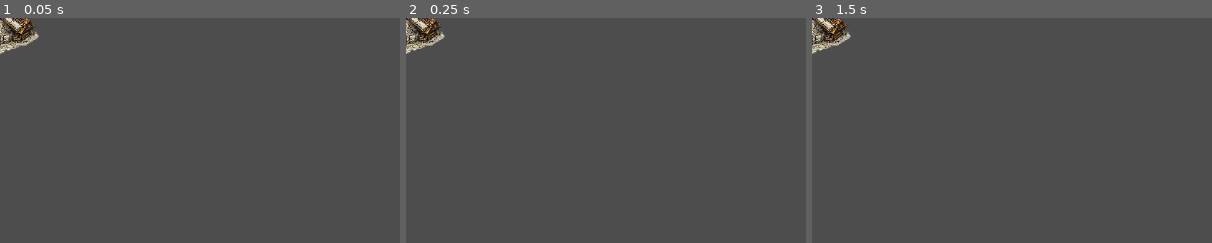
Above: before the commit, frames 1-3 (left to right).
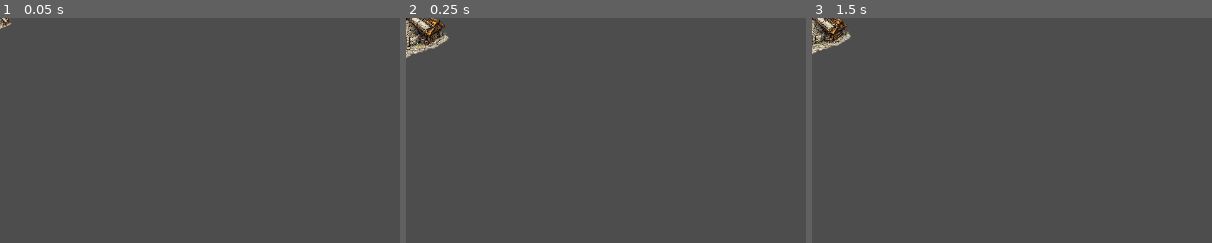
Above: after the commit, the same moments.

Repository: a1ex-w/SurvivorIO
Game: Godot game, scene res://scenes/object/windmill.tscn
Two runs of this game, one before a commit and one after it. Both use one fixed random seed, a clock stepped at 60 frames per second and the inputs below. This scene is started directly instead of the project's main scene.
Inputs (mouse positions are % of the whole screen's width and height, from its top left):
- Up to frame 1 (0.05 s): no input
- Up to frame 2 (0.25 s): no input
- Up to frame 3 (1.5 s): tap Enter (chat) at 0.5 s; move the mouse to (72, 45) at 0.52 s; hold D (walkRight) 0.53-1.28 s; hold Enter (chat) 0.53-1.28 s; click (72, 45) at 0.67 s; tap Space at 1.25 s; move the mouse to (30, 55) at 1.27 s; hold S (walkDown) from 1.28 s (still down); tap E (interact) at 1.35 s
The pictures show only the part of the screen within x 0-50%, y 0-50%; the shares and areas given below are measured in that part.

The runs differ from the first frame. In frame 1, 1.0% of the frame differs, in the area x 0-10%, y 0-16%; in frame 2, 1.0%; in frame 3, nothing differs.

Commit message:
Windmill: damage hookup, hit/break animations, damageable group
placeable_object.gd:
- getDamage() bridges the damageable group attack system to HP/animations
- _on_hit(): plays shake + emits hitParticle (virtual)
- _on_break(): plays break animation, falls back to _do_break() if none (virtual)
- _do_break(): queue_free() — override in subclass to drop items
- take_damage() now delegates to getDamage() for consistent behavior

windmill.tscn:
- Added to "damageable" group
- AnimationPlayer with shake/break/spawn (scaled for 0.14 sprite)
- AnimationPlayer:current_animation synced via MultiplayerSynchronizer
- hitParticle CPUParticles2D with gray debris color
- Sprite2D scale set in scene (0.14) so spawn animation works correctly

Co-Authored-By: Claude Sonnet 4.6 <noreply@anthropic.com>

Diff:
--- a/scenes/object/placeable_object.gd
+++ b/scenes/object/placeable_object.gd
@@ -1,5 +1,5 @@
 # Base class for all player-placed objects (windmill, etc.).
-# Handles owner tracking, HP/destruction, and optional passive score generation.
+# Handles owner tracking, HP/destruction, animations, and optional passive score generation.
 #
 # Usage — extend this script and override values before super._ready():
 #   extends "res://scenes/object/placeable_object.gd"
@@ -10,7 +10,8 @@
 #       super._ready()
 #
 # owner_id is set automatically by Items.spawnPlaceable — no manual wiring needed.
-# take_damage() is server-only; call it from enemy/projectile hit logic.
+# Add node to "damageable" group so player/enemy attacks call getDamage automatically.
+# Override _do_break() to spawn drops on destruction.
 extends StaticBody2D
 
 # Peer ID of the player who placed this object. Set by Items.spawnPlaceable.
@@ -39,11 +40,40 @@
 	if player:
 		player.rewardPlayer(score_per_interval)
 
-# Server-only. Reduces HP and frees the object when it reaches 0.
-# MultiplayerSpawner propagates the removal to all clients automatically.
+# Called by the damage system (player/enemy attacks via "damageable" group).
+# Runs on all peers — AnimationPlayer sync in the scene replicates visuals to clients.
+func getDamage(_causer, amount: float, _type) -> void:
+	if hp <= 0:
+		return
+	hp -= amount
+	_on_hit()
+	if hp <= 0:
+		_on_break()
+
+# Plays hit feedback. Override to customise particles/sound.
+func _on_hit() -> void:
+	var anim := get_node_or_null("AnimationPlayer")
+	if anim:
+		anim.play("shake")
+	var particles := get_node_or_null("hitParticle")
+	if particles:
+		particles.emitting = true
+
+# Plays break animation if present, otherwise destroys immediately.
+func _on_break() -> void:
+	var anim := get_node_or_null("AnimationPlayer")
+	if anim:
+		anim.play("break")
+	else:
+		_do_break()
+
+# Called at the end of the break animation (or immediately if no animation).
+# Override in subclass to spawn drops before freeing.
+func _do_break() -> void:
+	queue_free()
+
+# Server-only programmatic damage (e.g. from game logic, not player attack).
 func take_damage(amount: float) -> void:
 	if not multiplayer.is_server():
 		return
-	hp -= amount
-	if hp <= 0:
-		queue_free()
+	getDamage(null, amount, "normal")
--- a/scenes/object/windmill.tscn
+++ b/scenes/object/windmill.tscn
@@ -9,16 +9,116 @@
 properties/0/path = NodePath(".:position")
 properties/0/spawn = true
 properties/0/replication_mode = 2
+properties/1/path = NodePath("AnimationPlayer:current_animation")
+properties/1/spawn = true
+properties/1/replication_mode = 2
 
-[node name="Windmill" type="StaticBody2D"]
+[sub_resource type="Animation" id="Animation_break"]
+resource_name = "break"
+length = 0.5
+tracks/0/type = "value"
+tracks/0/imported = false
+tracks/0/enabled = true
+tracks/0/path = NodePath("Sprite2D:scale")
+tracks/0/interp = 1
+tracks/0/loop_wrap = true
+tracks/0/keys = {
+"times": PackedFloat32Array(0, 0.1, 0.5),
+"transitions": PackedFloat32Array(1, 1, 1),
+"update": 0,
+"values": [Vector2(0.14, 0.14), Vector2(0.168, 0.168), Vector2(0.006, 0.006)]
+}
+tracks/1/type = "method"
+tracks/1/imported = false
+tracks/1/enabled = true
+tracks/1/path = NodePath(".")
+tracks/1/interp = 1
+tracks/1/loop_wrap = true
+tracks/1/keys = {
+"times": PackedFloat32Array(0.5),
+"transitions": PackedFloat32Array(1),
+"values": [{
+"args": [],
+"method": &"_do_break"
+}]
+}
+
+[sub_resource type="Animation" id="Animation_shake"]
+resource_name = "shake"
+length = 0.4
+tracks/0/type = "value"
+tracks/0/imported = false
+tracks/0/enabled = true
+tracks/0/path = NodePath("Sprite2D:offset")
+tracks/0/interp = 1
+tracks/0/loop_wrap = true
+tracks/0/keys = {
+"times": PackedFloat32Array(0, 0.1, 0.2, 0.3, 0.4),
+"transitions": PackedFloat32Array(1, 1, 1, 1, 1),
+"update": 0,
+"values": [Vector2(0, 0), Vector2(5, -2), Vector2(-5, 2), Vector2(3, -1), Vector2(0, 0)]
+}
+
+[sub_resource type="Animation" id="Animation_spawn"]
+resource_name = "spawn"
+tracks/0/type = "value"
+tracks/0/imported = false
+tracks/0/enabled = true
+tracks/0/path = NodePath("Sprite2D:scale")
+tracks/0/interp = 1
+tracks/0/loop_wrap = true
+tracks/0/keys = {
+"times": PackedFloat32Array(0, 0.0001, 0.2, 0.3),
+"transitions": PackedFloat32Array(1, 1, 1, 1),
+"update": 0,
+"values": [Vector2(0.14, 0.14), Vector2(0, 0), Vector2(0.168, 0.168), Vector2(0.14, 0.14)]
+}
+
+[sub_resource type="AnimationLibrary" id="AnimationLibrary_windmill"]
+_data = {
+"break": SubResource("Animation_break"),
+"shake": SubResource("Animation_shake"),
+"spawn": SubResource("Animation_spawn")
+}
+
+[sub_resource type="Curve" id="Curve_windmill"]
+_data = [Vector2(0, 1), 0.0, 0.0, 0, 0, Vector2(1, 0), 0.0, 0.0, 0, 0]
+point_count = 2
+
+[node name="Windmill" type="StaticBody2D" groups=["damageable"]]
 script = ExtResource("1_windmill")
 
 [node name="Sprite2D" type="Sprite2D" parent="."]
 texture_filter = 1
+scale = Vector2(0.14, 0.14)
 
 [node name="CollisionShape2D" type="CollisionShape2D" parent="."]
-position = Vector2(0, 0)
 shape = SubResource("RectangleShape2D_windmill")
 
 [node name="MultiplayerSynchronizer" type="MultiplayerSynchronizer" parent="."]
 replication_config = SubResource("SceneReplicationConfig_windmill")
+
+[node name="AnimationPlayer" type="AnimationPlayer" parent="."]
+libraries = {
+"": SubResource("AnimationLibrary_windmill")
+}
+autoplay = "spawn"
+
+[node name="hitParticle" type="CPUParticles2D" parent="."]
+emitting = false
+lifetime = 0.6
+one_shot = true
+explosiveness = 1.0
+randomness = 1.0
+lifetime_randomness = 0.2
+emission_shape = 1
+emission_sphere_radius = 30.0
+initial_velocity_min = 50.0
+initial_velocity_max = 200.0
+angular_velocity_min = -270.0
+angular_velocity_max = 270.0
+angle_min = -180.0
+angle_max = 180.0
+scale_amount_max = 3.0
+scale_amount_curve = SubResource("Curve_windmill")
+color = Color(0.6, 0.6, 0.6, 1)
